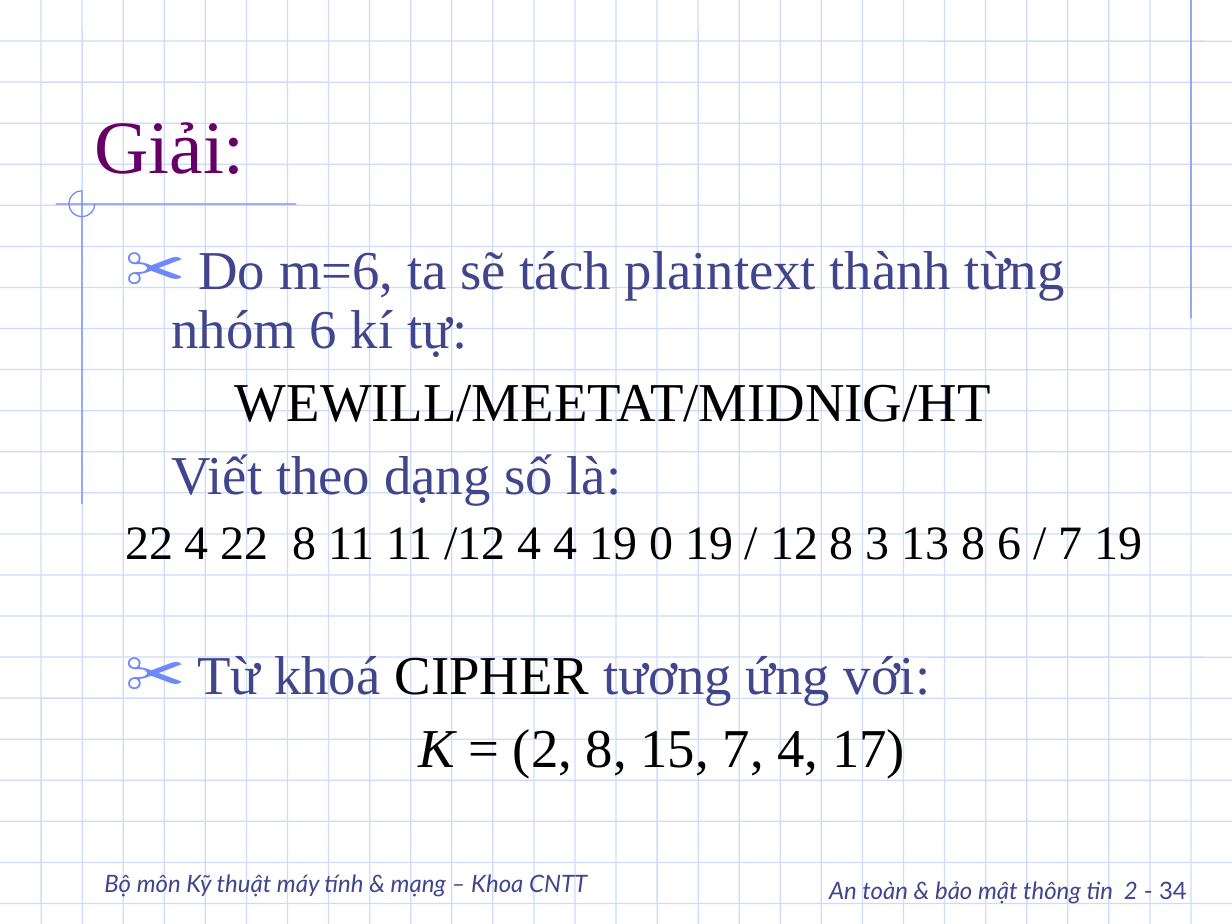
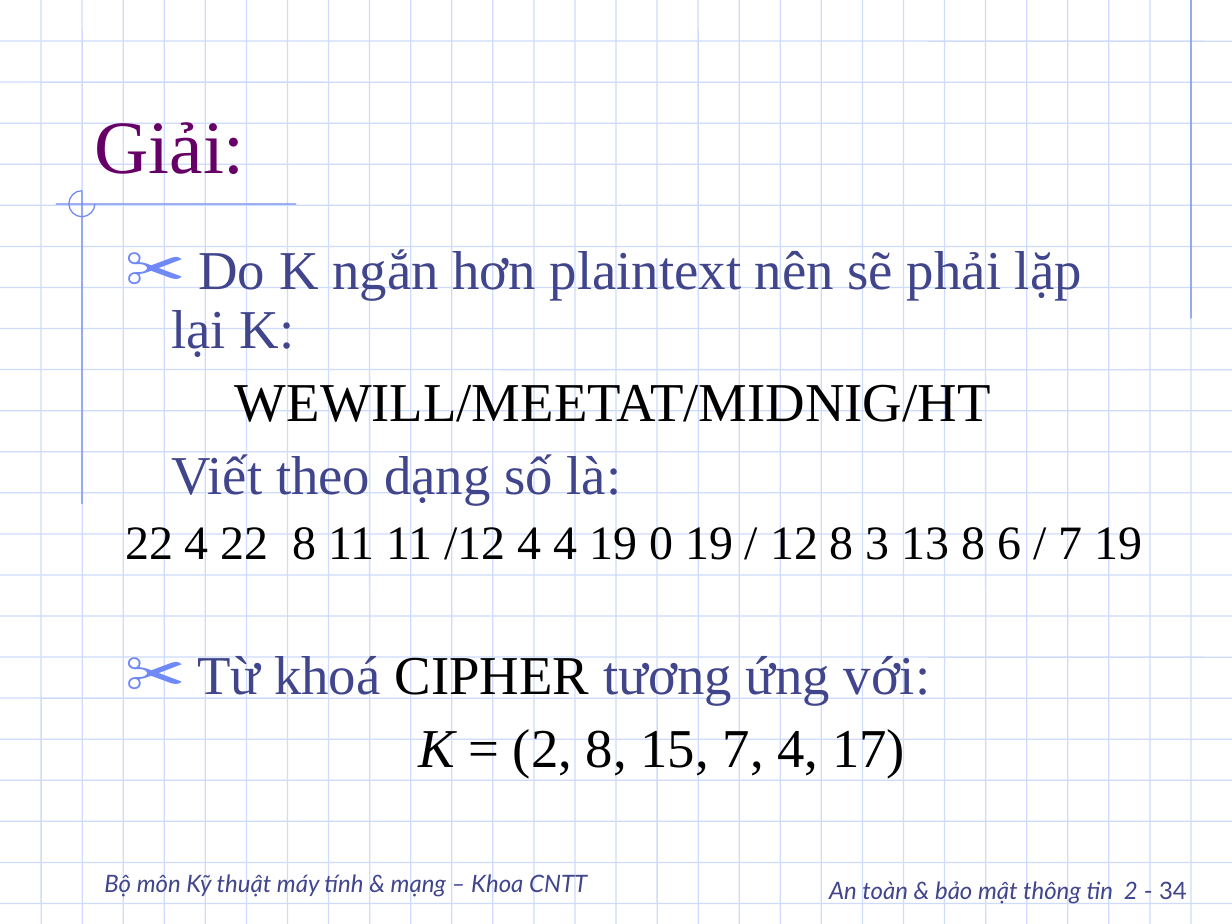
Before and after one commit to DangHieu19022004/ATTT, a slide deck: slide 34 of slide/Phan02_2.ppt. Drawn at 1232x924 pixels with LibreOffice and Linux fonts; fonts in the diff are those of the drawing; background and template pictures are left out. Boxes give left, top, right and bottom in pixels: in the first picture for what was removed or moved away, otherwise in the second. Text is boxed around its words. In the diff, an @@ line names an element or a change of style, - is before the commit and + after.

```diff
--- a/slide/Phan02_2.ppt
+++ b/slide/Phan02_2.ppt
@@ text at (171,247,1082,359): text changed @@
-✂ Do m=6, ta sẽ tách plaintext thành từng nhóm 6 kí tự:
+✂ Do K ngắn hơn plaintext nên sẽ phải lặp lại K:
```
Also in this commit, not shown: 11 other slides changed, 4 slides added, 40 other files.
